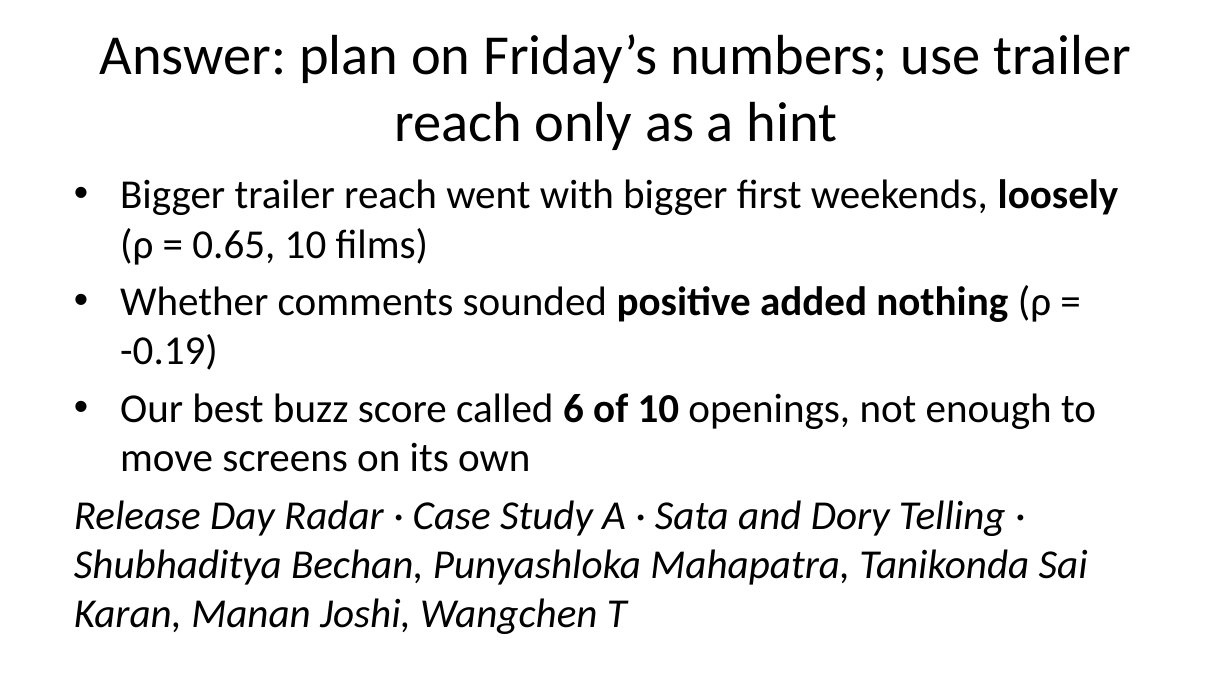
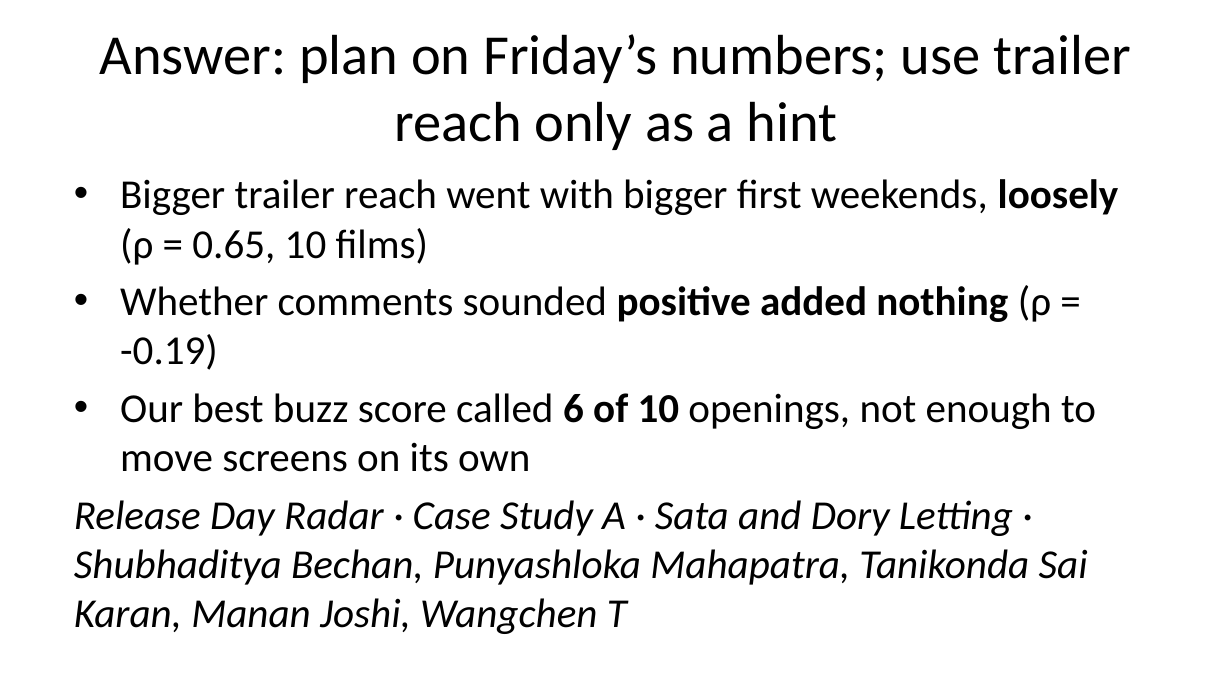
Before and after one commit to Shubhaditya14/Case-Study-A-Release-Day-Radar, a slide deck: slide 1 of report/slides.pptx. Drawn at 1232x693 pixels with LibreOffice and Linux fonts; fonts in the diff are those of the drawing. Boxes give left, top, right and bottom in pixels: in the first picture for what was removed or moved away, otherwise in the second. Text is boxed around its words. In the diff, an @@ line names an element or a change of style, - is before the commit and + after.

Commit message:
Team name: Sata and Dory Letting

```diff
--- a/report/slides.pptx
+++ b/report/slides.pptx
@@ text at [74, 500, 1088, 634]: text changed @@
-Release Day Radar · Case Study A · Sata and Dory Telling · Shubhaditya Bechan, Punyashloka Mahapatra, Tanikonda Sai Karan, Manan Joshi, Wangchen T
+Release Day Radar · Case Study A · Sata and Dory Letting · Shubhaditya Bechan, Punyashloka Mahapatra, Tanikonda Sai Karan, Manan Joshi, Wangchen T
```
Also in this commit, not shown: 8 other files.
